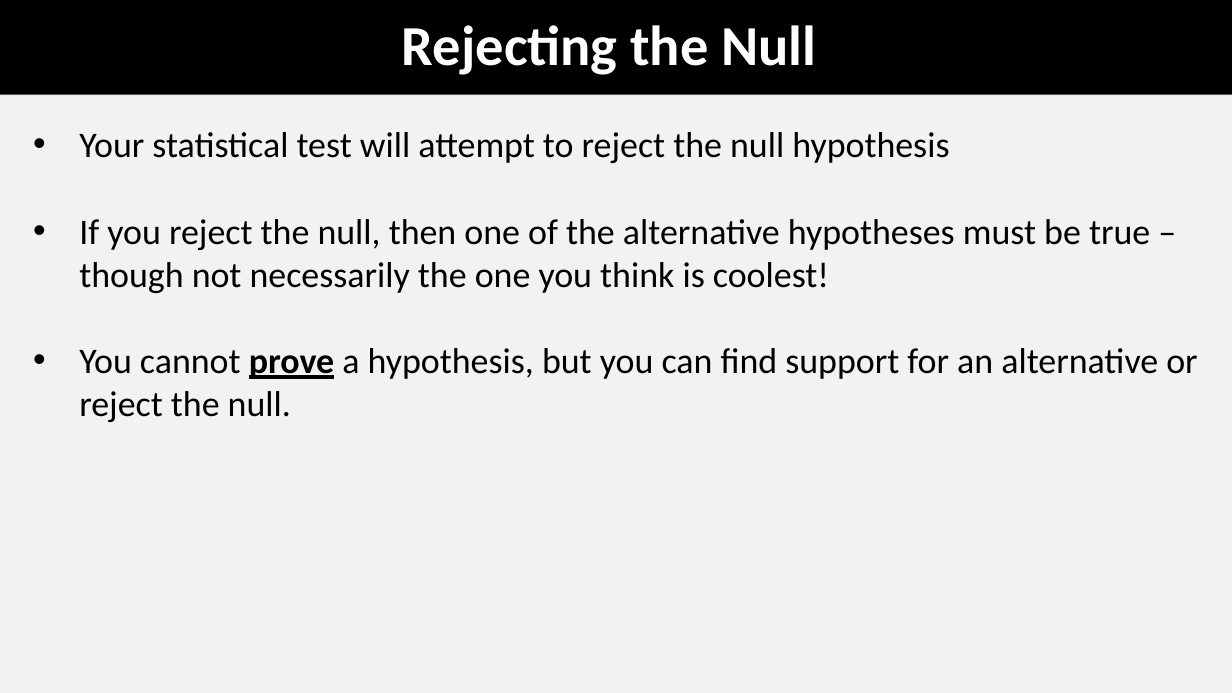
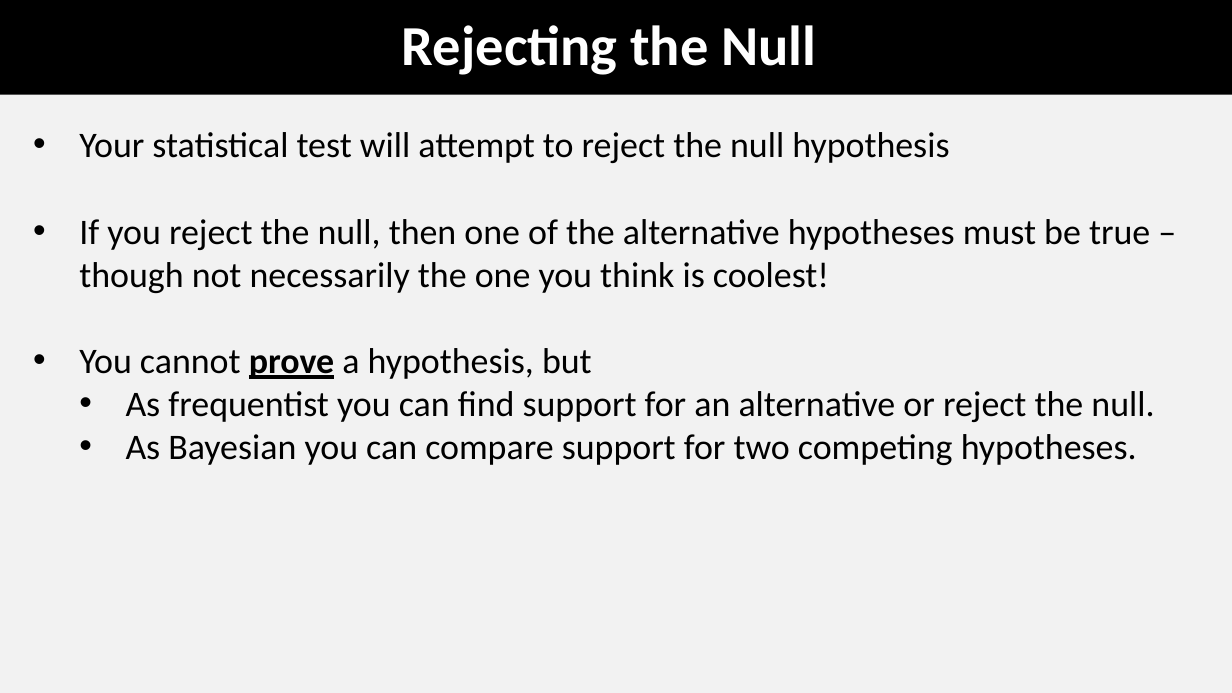
Before and after one commit to coleoguy/coleoguy.github.io, a slide deck: slide 17 of teaching/expdes/held.back/lec4.pptx. Drawn at 1232x693 pixels with LibreOffice and Linux fonts; fonts in the diff are those of the drawing. Boxes give left, top, right and bottom in pixels: in the first picture for what was removed or moved away, otherwise in the second. Text is boxed around its words. In the diff, an @@ line names an element or a change of style, - is before the commit and + after.

```diff
--- a/teaching/expdes/held.back/lec4.pptx
+++ b/teaching/expdes/held.back/lec4.pptx
@@ text at [79,348,1154,465]: text changed @@
-• You cannot prove a hypothesis, but you can find support for an alternative or reject the null.
+• You cannot prove a hypothesis, but
+  • As frequentist you can find support for an alternative or reject the null.
+  • As Bayesian you can compare support for two competing hypotheses.
```
Also in this commit, not shown: 1 other slide changed, 8 other files.
